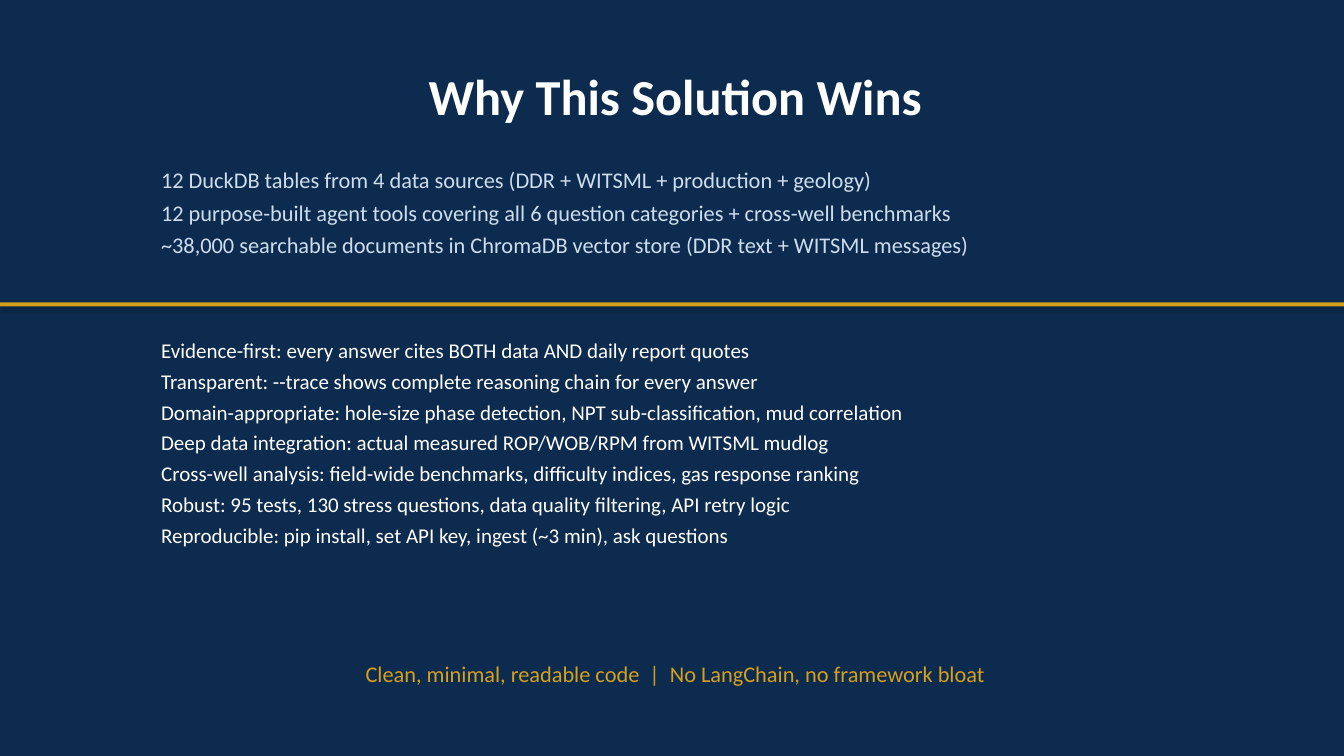
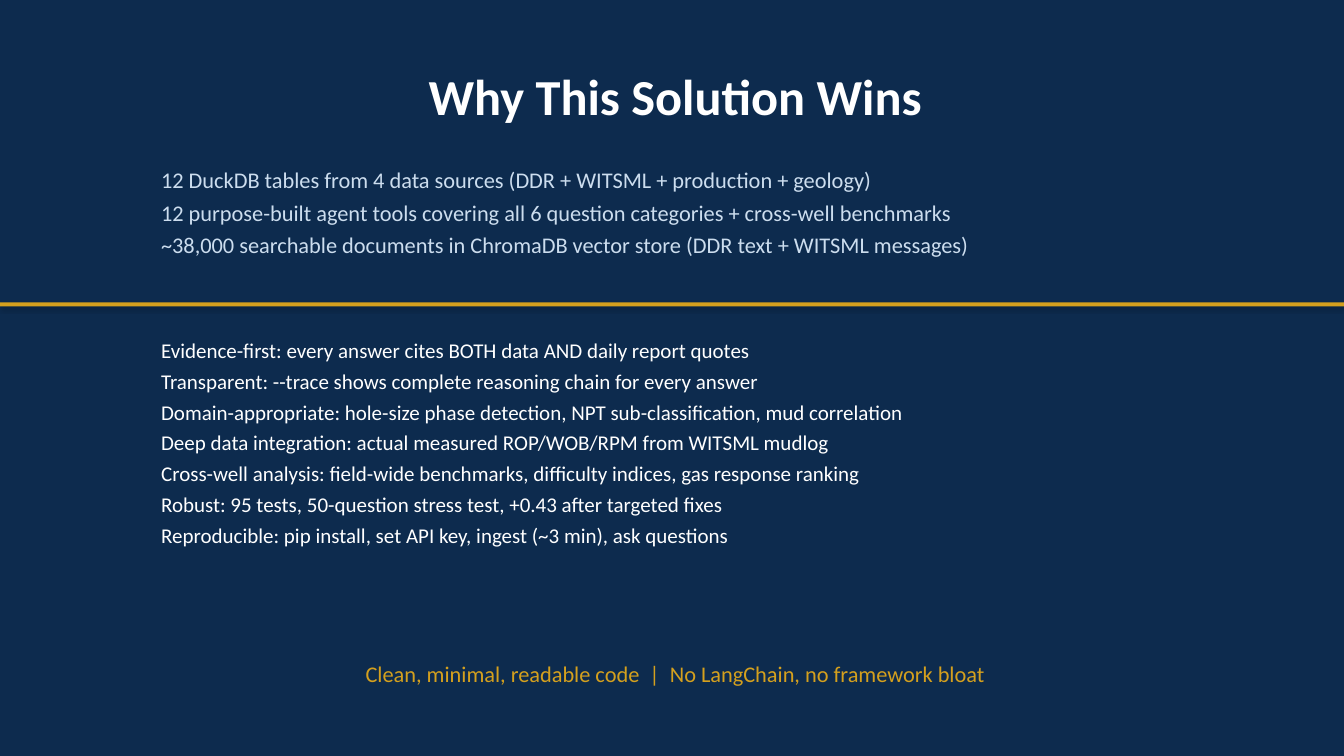
Before and after one commit to rlucgg/spe-ml-challenge, a slide deck: slide 10 of presentation/slides.pptx. Drawn at 1344x756 pixels with LibreOffice and Linux fonts; fonts in the diff are those of the drawing. Boxes give left, top, right and bottom in pixels: in the first picture for what was removed or moved away, otherwise in the second. Text is boxed around its words. In the diff, an @@ line names an element or a change of style, - is before the commit and + after.

Commit message:
feat: Expand vector store with WITSML data to 36,709 documents, add 4 new agent tools, update presentation metrics, and increase test coverage to 95.

```diff
--- a/presentation/slides.pptx
+++ b/presentation/slides.pptx
@@ text at [161,497,722,516]: text changed @@
-Robust: 95 tests, 130 stress questions, data quality filtering, API retry logic
+Robust: 95 tests, 50-question stress test, +0.43 after targeted fixes
```
Also in this commit, not shown: 1 other slide changed, 4 other files.
